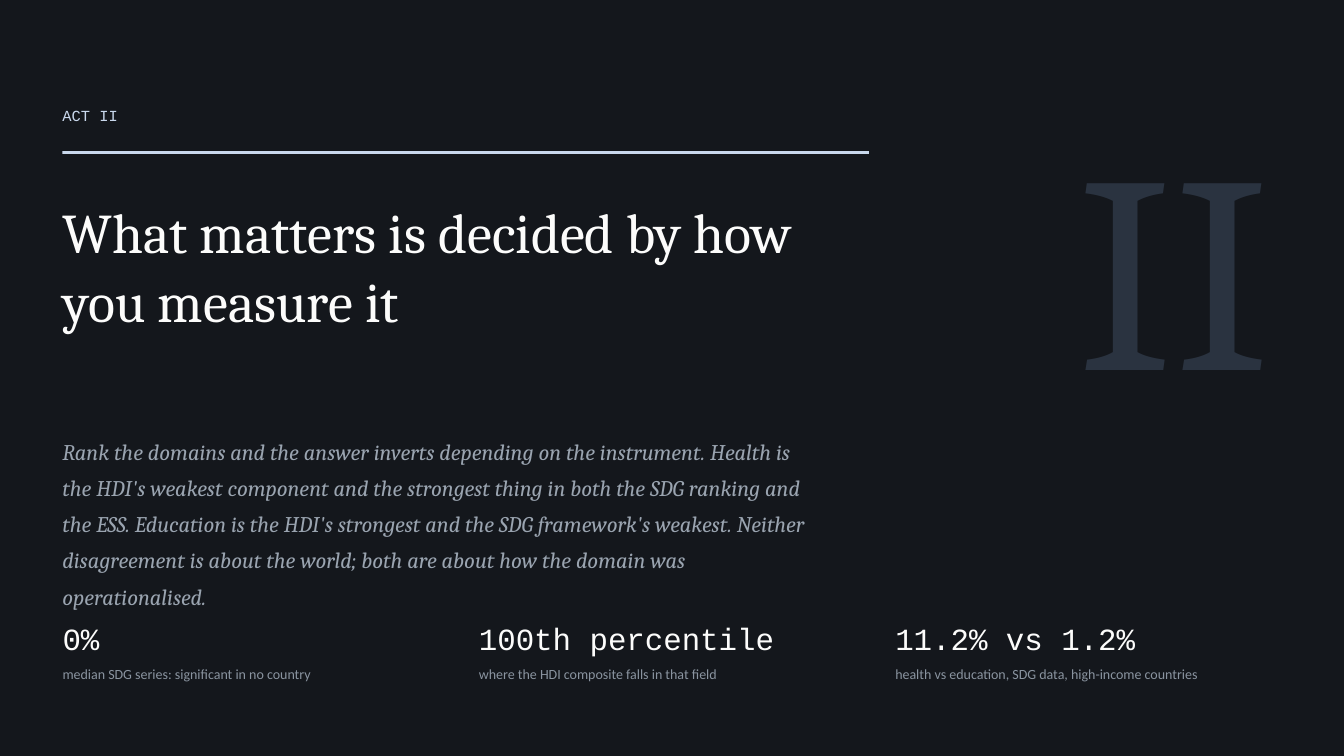
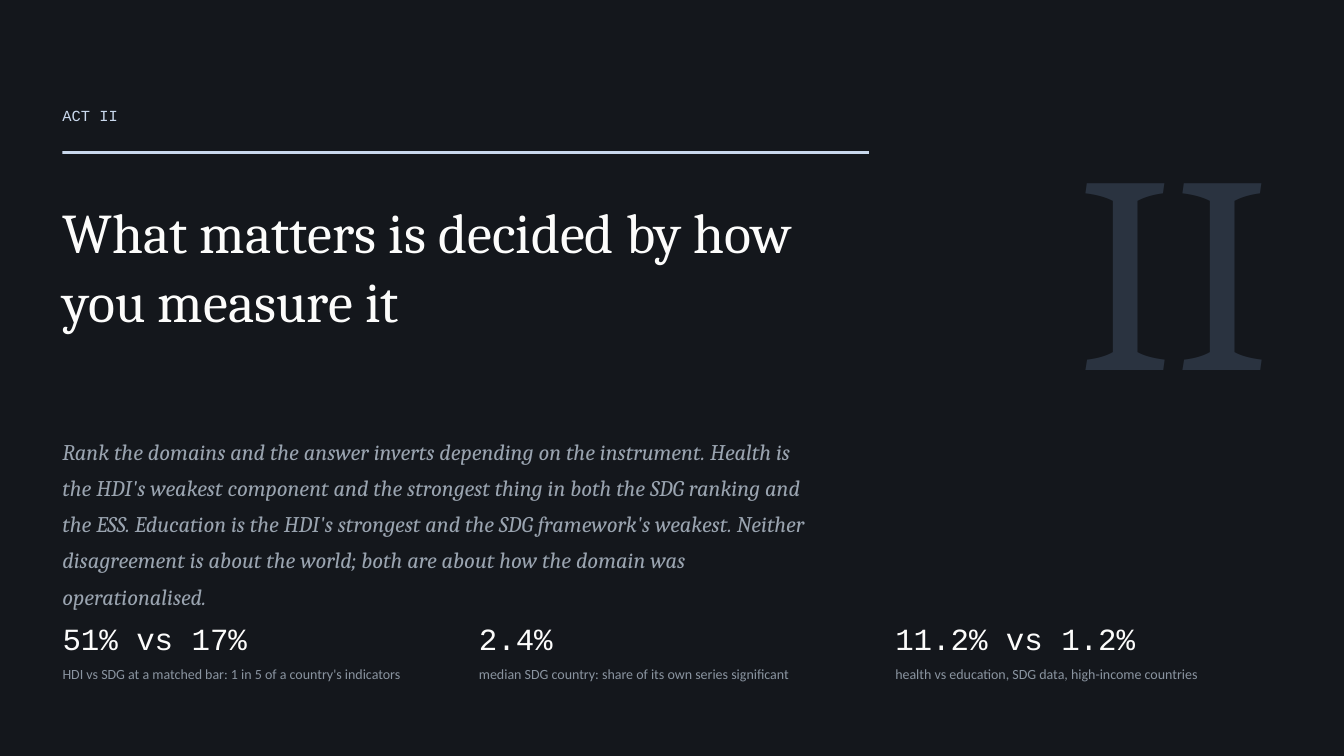
Before and after one commit to cwejnert/HDI-Happiness, a slide deck: slide 10 of deck/Measured_Where_It_Varies.pptx. Drawn at 1344x756 pixels with LibreOffice and Linux fonts; fonts in the diff are those of the drawing. Boxes give left, top, right and bottom in pixels: in the first picture for what was removed or moved away, otherwise in the second. Text is boxed around its words. In the diff, an @@ line names an element or a change of style, - is before the commit and + after.

```diff
--- a/deck/Measured_Where_It_Varies.pptx
+++ b/deck/Measured_Where_It_Varies.pptx
@@ text at bbox=[63, 629, 400, 681]: text changed @@
-0%
-median SDG series: significant in no country
+51% vs 17%
+HDI vs SDG at a matched bar: 1 in 5 of a country's indicators
@@ text at bbox=[479, 629, 788, 682]: text changed @@
-100th percentile
-where the HDI composite falls in that field
+2.4%
+median SDG country: share of its own series significant
```
Also in this commit, not shown: 1 other slide changed, 3 other files.
